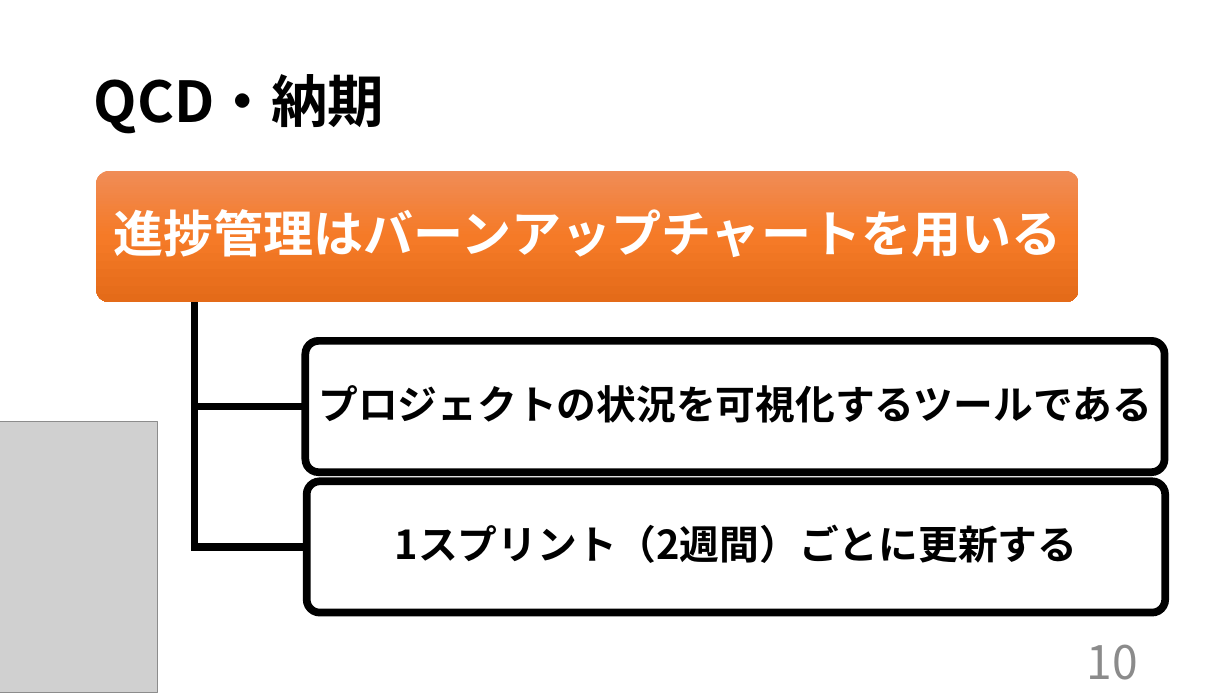
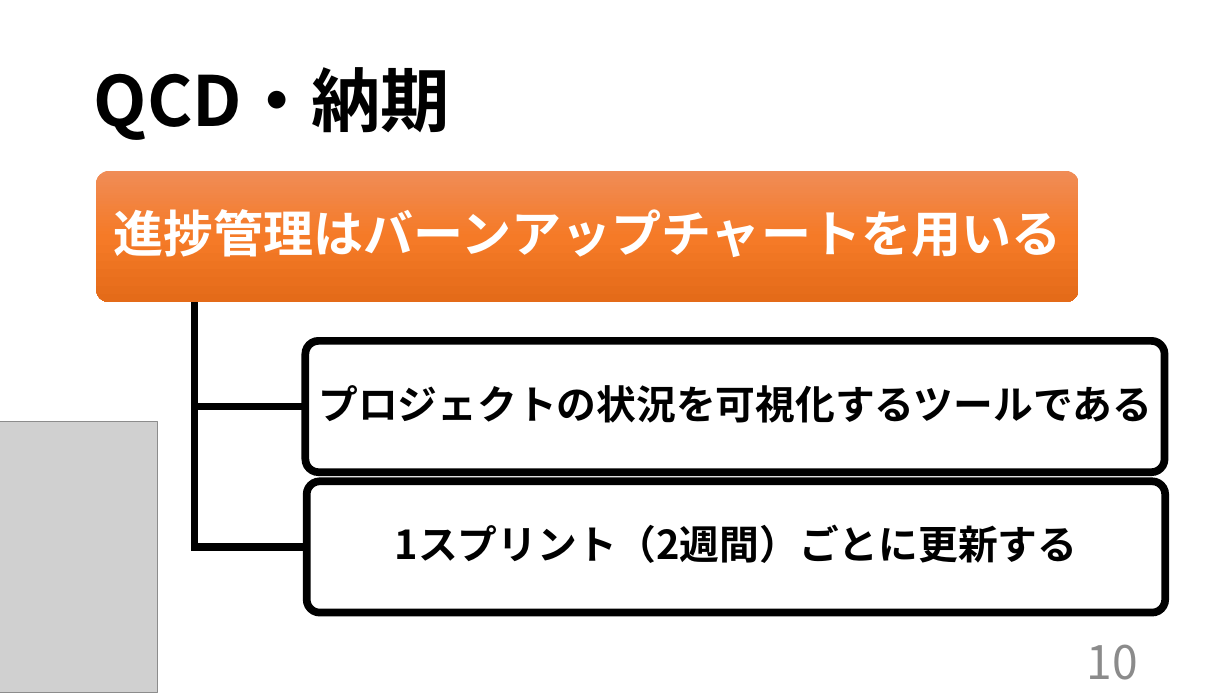
Before and after one commit to kazukiyoshida96/PM-, a slide deck: slide 16 of 最終.pptx. Drawn at 1232x693 pixels with LibreOffice and Linux fonts; fonts in the diff are those of the drawing; grey boxes stand for pictures. Boxes give left, top, right and bottom in pixels: in the first picture for what was removed or moved away, otherwise in the second. Text is boxed around its words. In the diff, an @@ line names an element or a change of style, - is before the commit and + after.

```diff
--- a/最終.pptx
+++ b/最終.pptx
@@ title "QCD・納期" at (94,67,450,140): size 44 to 54 pt @@
```
Also in this commit, not shown: 16 other slides changed, 4 other files.
